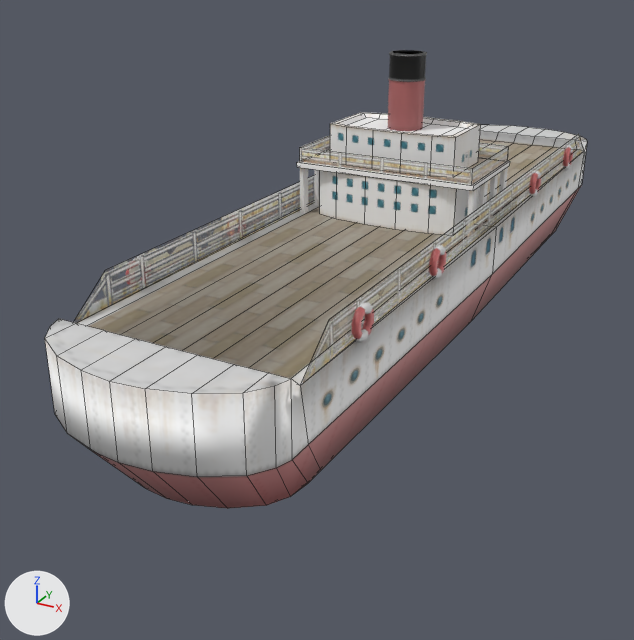
What one commit did to the FBX model Assets/Models/Ship/ship.fbx.
Both versions are drawn from a 50 mm camera at (2.65, -6.21, 2.97) aimed at (-0.46, -0.56, 0.14). The axes (+X, +Y, +Z) are drawn at lower left. The lights are the same throughout. Mesh edges are drawn as thin lines on the coarser meshes. Where no turn or scale is listed for an object, it has been applied to the vertices.

Names of what the first picture shows: 'pCube1', 'pCube2', 'pCube3', 'pCube9', 'ship_body', 'ship_body1', 'ship_body2', 'ship_funnel'.
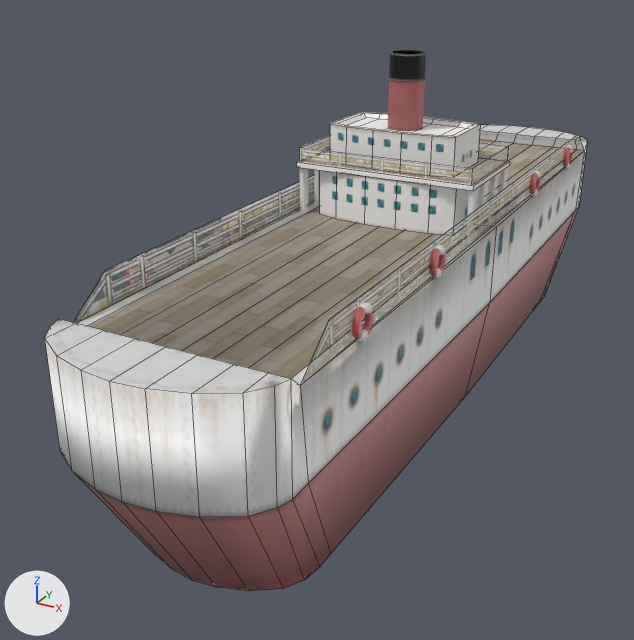
Diff of the bpy script that builds the scene:
```diff
--- a/Assets/Models/Ship/ship.fbx.py
+++ b/Assets/Models/Ship/ship.fbx.py
@@ me_mesh @@
 # used by ob_ship_body; location = (0.0, 0.0, 0.523)
-me_mesh.from_pydata(...)  # 158 vertices, 156 faces; spans x -0.77..0.77, y -3.43..3.43, z -0.5..0.5
+me_mesh.from_pydata(...)  # 154 vertices, 156 faces; spans x -0.77..0.77, y -3.43..3.43, z -1.18..0.5
+# me_mesh part 1
+# 4 vertices are removed from x -0.76..0.76, y -1.55..1.55, z 0.05
+# 8 faces are deleted
+# 28 vertices in x -0.77..0.77, y -3.43..3.43, z 0.05 move by (0.0, 0.0, -0.24)
+# 12 vertices in x -0.58..0.58, y -2.85..-2.63, z -0.5..-0.38 move by (0.0, 0.15, -0.68)
+# 9 vertices in x -0.64..0.64, y 0.0, z -0.5..-0.38 move by (0.0, 0.0, -0.68)
+# 8 vertices in x -0.61..0.61, y 2.65..2.84, z -0.5..-0.38 move by (0.0, -0.15, -0.68)
+# 7 vertices in x -0.51..0.51, y 2.32, z -0.5 move by (0.0, -0.13, -0.68)
+# 6 vertices in x -0.61..0.61, y -2.59..-2.45, z -0.5..-0.38 move by (0.0, 0.14, -0.68)
+# 21 vertices move from x -0.61..0.61, y -3.09..3.09, z -0.5..-0.38 to x -0.61..0.61, y -2.92..2.92, z -1.18..-1.06
+# 8 new faces join them
 me_mesh.materials.append(mat_ship1)
```

What differs and where, as boxes (x1, y1, x2, y2) in the pictures (634 x 640 px; the box of a moved part takes in the faces that stretch with it):
'ship_body', reshaped (22% taller): before (45, 125, 587, 508); after (45, 125, 587, 591)
part 1 of me_mesh, moved or reshaped: before (46, 157, 585, 508); after (46, 157, 585, 591)
